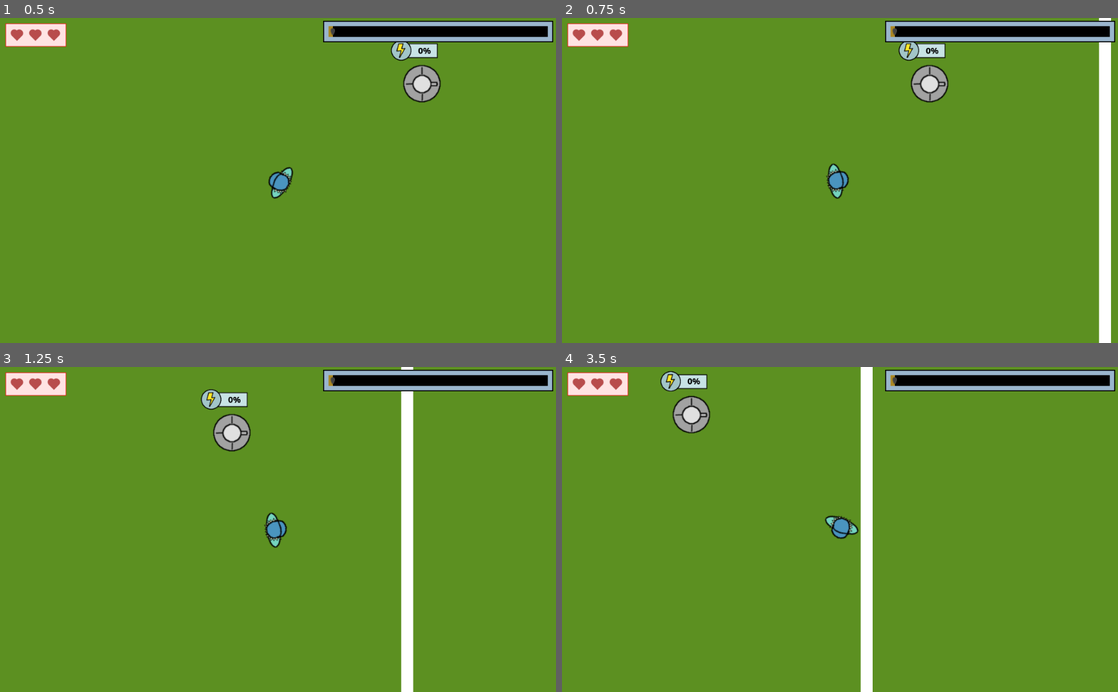
Above: before the commit, frames 1-4 (two rows, left to right).
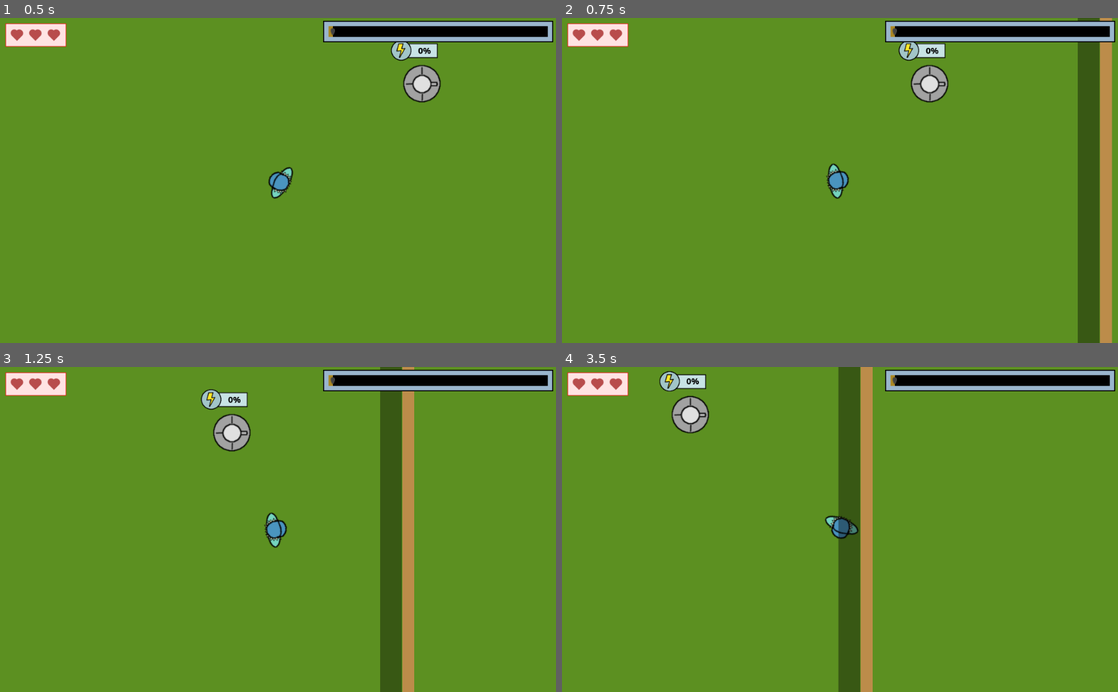
Above: after the commit, the same moments.

Repository: moisesjbc/spain-game-dev-jam-3
Game: Godot game, scene res://gameplay/main/main.tscn
Two runs of this game, one before a commit and one after it. Both use one fixed random seed, a clock stepped at 60 frames per second and the inputs below. The engine's default icon, where the game draws it, is replaced by a stand-in: a white triangle on a blue panel in a dark square.
Inputs (mouse positions are in pixels of both pictures, inside the frame that each line leads up to):
- Up to frame 1 (0.5 s): no input
- Up to frame 2 (0.75 s): tap Enter at 0.5 s; move the mouse to (962, 164) at 0.52 s; hold Right (ui_right) from 0.53 s (still down)
- Up to frame 3 (1.25 s): keep holding Right (ui_right)
- Up to frame 4 (3.5 s): move the mouse to (728, 545) at 1.27 s; release Right (ui_right) at 1.28 s; hold Down (ui_down) 1.28-2.03 s; tap Space at 2 s; move the mouse to (895, 458) at 2.02 s; hold Right (ui_right) 2.03-2.78 s; tap Enter at 2.75 s; move the mouse to (812, 594) at 2.77 s; hold Up (ui_up) from 2.78 s (still down)

Frame 1 is identical in both runs. In frame 2, 5.8% of the frame differs, in the area x 92-99%, y 0-100%; in frame 3, 5.7%; in frame 4, 6.5%, in the area x 17-56%, y 0-100%.

Commit message:
Añade color y sombras a vallas

Diff:
--- a/godot-project/gameplay/environment/wall/wall.tscn
+++ b/godot-project/gameplay/environment/wall/wall.tscn
@@ -10,10 +10,12 @@
 margin_left = -800.0
 margin_right = 1200.0
 margin_bottom = 22.0
+color = Color( 0.737255, 0.54902, 0.290196, 1 )
 __meta__ = {
 "_edit_use_anchors_": false
 }
 
 [node name="collision_shape" type="CollisionShape2D" parent="."]
+visible = false
 position = Vector2( 200.782, 10.0181 )
 shape = SubResource( 1 )
--- a/godot-project/gameplay/environment/walls/walls.tscn
+++ b/godot-project/gameplay/environment/walls/walls.tscn
@@ -6,14 +6,55 @@
 position = Vector2( 272, -664 )
 
 [node name="top_wall" parent="." instance=ExtResource( 1 )]
+position = Vector2( 0.529663, 2.52972 )
+
+[node name="shadow" type="ColorRect" parent="top_wall"]
+margin_left = -778.0
+margin_top = 22.0
+margin_right = 1178.0
+margin_bottom = 62.0
+color = Color( 0, 0, 0, 0.392157 )
+__meta__ = {
+"_edit_use_anchors_": false
+}
 
 [node name="bottom_wall" parent="." instance=ExtResource( 1 )]
-position = Vector2( 0, 2030.81 )
+position = Vector2( 0, 2023.81 )
+
+[node name="shadow" type="ColorRect" parent="bottom_wall"]
+margin_left = -800.0
+margin_top = 22.0
+margin_right = 1200.0
+margin_bottom = 62.0
+color = Color( 0, 0, 0, 0.392157 )
+__meta__ = {
+"_edit_use_anchors_": false
+}
 
 [node name="left_wall" parent="." instance=ExtResource( 1 )]
-position = Vector2( -780.352, 824.079 )
+position = Vector2( -777.154, 823.881 )
 rotation = 1.5708
 
+[node name="shadow" type="ColorRect" parent="left_wall"]
+margin_left = -821.0
+margin_top = 23.0
+margin_right = 1262.0
+margin_bottom = 63.0
+color = Color( 0, 0, 0, 0.392157 )
+__meta__ = {
+"_edit_use_anchors_": false
+}
+
 [node name="right_wall" parent="." instance=ExtResource( 1 )]
-position = Vector2( 1198.65, 824.079 )
+position = Vector2( 1200.65, 824.079 )
 rotation = 1.5708
+
+[node name="shadow" type="ColorRect" parent="right_wall"]
+margin_left = -760.0
+margin_top = 23.0
+margin_right = 1200.0
+margin_bottom = 63.0
+color = Color( 0, 0, 0, 0.392157 )
+__meta__ = {
+"_edit_use_anchors_": false
+}
